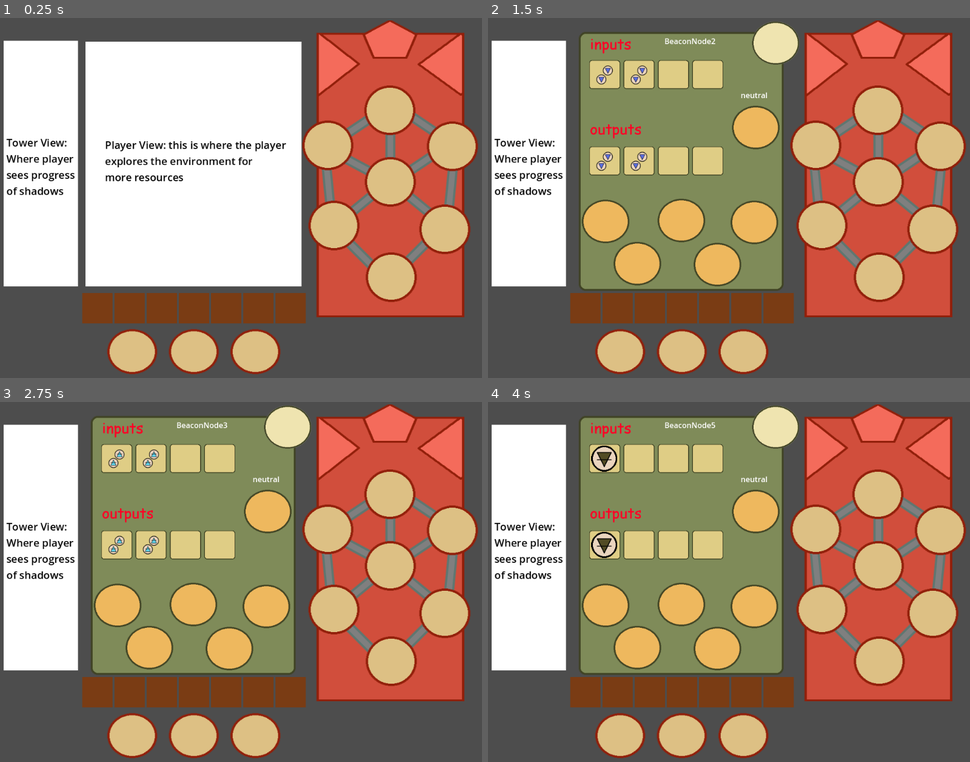
Above: before the commit, frames 1-4 (two rows, left to right).
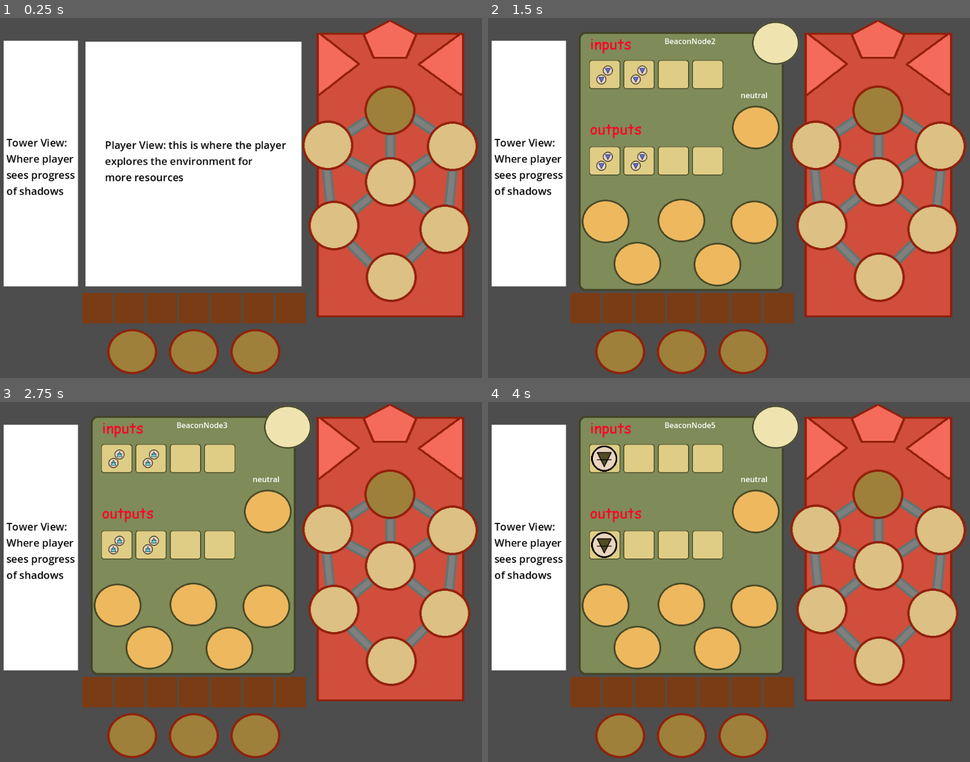
Above: after the commit, the same moments.

Repository: mccajd/Quintessential
Game: Godot game, scene res://Levels/beacon_puzzle_main.tscn
The game is run twice, just before and just after one commit, with the same random seed, the same clock (stepped at 60 frames per second) and the same inputs.
Inputs (mouse positions are in pixels of both pictures, inside the frame that each line leads up to):
- Up to frame 1 (0.25 s): no input
- Up to frame 2 (1.5 s): tap Enter at 0.5 s; move the mouse to (878, 277) at 0.52 s; press the mouse at (878, 277) at 0.53 s; tap Space at 1.25 s; move the mouse to (820, 223) at 1.27 s; release the mouse at (820, 223) at 1.28 s; click (820, 223) at 1.35 s
- Up to frame 3 (2.75 s): tap Enter at 2 s; move the mouse to (443, 610) at 2.02 s; press the mouse at (443, 610) at 2.03 s
- Up to frame 4 (4 s): tap Space at 2.75 s; move the mouse to (878, 564) at 2.77 s; release the mouse at (878, 564) at 2.78 s; click (878, 564) at 2.85 s; tap Enter at 3.5 s; move the mouse to (815, 528) at 3.52 s; press the mouse at (815, 528) at 3.53 s

The runs differ from the first frame. In frame 1, 3.5% of the frame differs, in the area x 22-86%, y 19-99%; in frame 2, 3.5%; in frame 3, 3.5%; in frame 4, 3.5%.

Commit message:
clean up beacon_node

Diff:
--- a/Scripts/beacon_node.gd
+++ b/Scripts/beacon_node.gd
@@ -4,7 +4,8 @@
 
 @export var id: int
 @export var availableNodeIds: Array[int]
-# Four output slots = array of size 4.  Might as well weaponize this ref type shite
+# Four output slots = array of size 4.
+# This lets me cheat by using the slot_id as an index pointer
 var selected_destination_nodes = [-1, -1, -1, -1]
 
 var hovered = false
@@ -13,7 +14,6 @@
 @export var inputs: Array[String]
 var outputs
 @export var selected_transformation: String = "neutral"
-#var slottedItem: Item
 
 var products: Array[OutputItem]
 
@@ -22,43 +22,32 @@
 signal selected
 signal transformed
 
-# Called when the node enters the scene tree for the first time.
 func _ready():
 	input_pickable = true
 	transformer = ItemTransformer.new()
 
 
-# Called every frame. 'delta' is the elapsed time since the previous frame.
 func _process(delta):
 	_handle_button_logic()
-
-	if (inputs.any(func(item): !!item)):
-		$AnimatedSprite2D.play("filled")
-		return
-	$AnimatedSprite2D.play("empty")
 
 	var new_outputs = transformer.transform(selected_transformation, inputs)
 	if !Helpers.compare_arrays(outputs, new_outputs):
 		outputs = new_outputs
 		_set_products()
 
-#func add_item(item: Item):
-	#if slottedItem == null:
-		#slottedItem = item
-		#$SlottedItemPreview.texture = item.sprite
-		#return
-#
-#func remove_item():
-	#if slottedItem:
-		#slottedItem = null
-		#$SlottedItemPreview.texture = null
-		#return
+	if (products.size() > 0):
+		$AnimatedSprite2D.play("filled")
+		return
+	$AnimatedSprite2D.play("empty")
+
 
 func set_transformation(type: String):
 	selected_transformation = type
 
+
 func set_destination_node(slot_id, destination_node_id):
 	selected_destination_nodes[slot_id] = destination_node_id
+
 
 func get_active_connections():
 	var rtn = []
@@ -70,20 +59,23 @@
 		rtn.push_front(destination)
 	return rtn
 
+
 func _handle_button_logic():
 	if (!hovered): return
 
 	if (Input.is_action_just_pressed("select")):
 		selected.emit(self)
 
+
 func _on_mouse_entered():
 	hovered = true
+
 
 func _on_mouse_exited():
 	hovered = false
 
+
 func _set_products():
-	# potential UX later to preserve the destination node.
 	products.clear()
 	if outputs != null:
 		for item in outputs:
Binary file changed: assets/beacon/beacon-node-empty.png
Binary file changed: assets/beacon/beacon-node-filled.png
